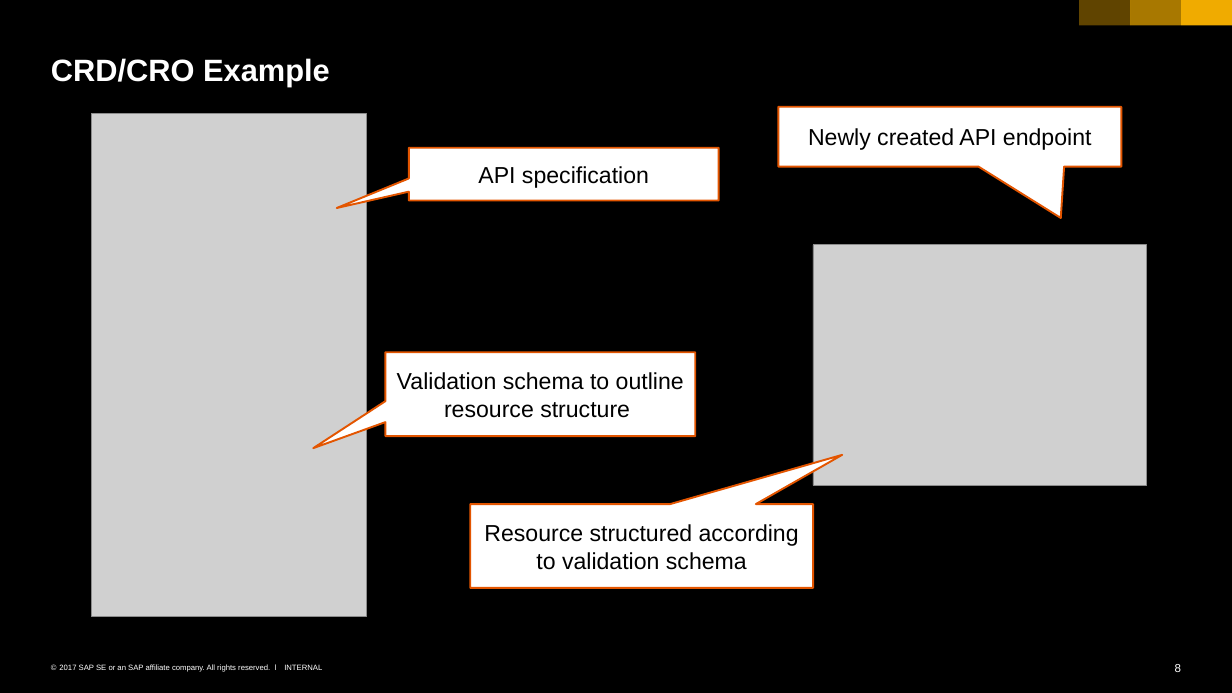
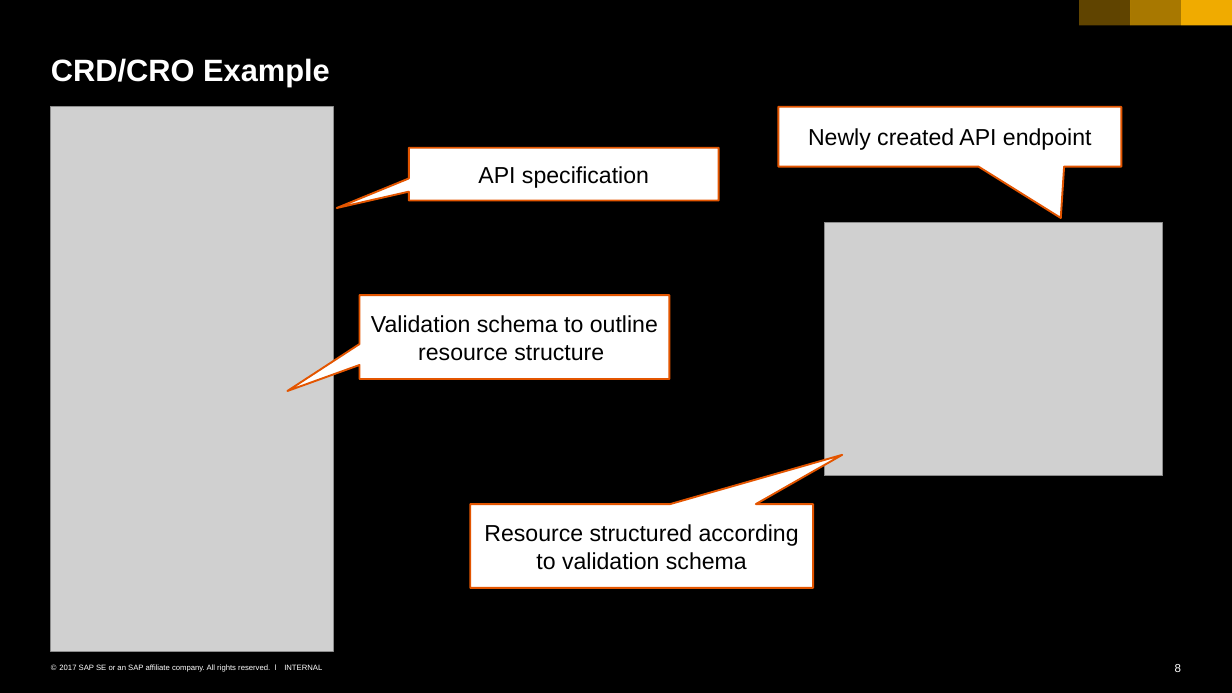
Before and after one commit to cuijiyao01/docker-k8s-training, a slide deck: slide 8 of kubernetes/08_ingress.pptx. Drawn at 1232x693 pixels with LibreOffice and Linux fonts; fonts in the diff are those of the drawing; grey boxes stand for pictures. Boxes give left, top, right and bottom in pixels: in the first picture for what was removed or moved away, otherwise in the second. Text is boxed around its words. In the diff, an @@ line names an element or a change of style, - is before the commit and + after.

```diff
--- a/kubernetes/08_ingress.pptx
+++ b/kubernetes/08_ingress.pptx
@@ picture: place and size @@
-picture at [91,114,367,617]
+picture at [51,107,333,651]
@@ picture: place and size @@
-picture at [813,245,1146,485]
+picture at [824,223,1163,476]
@@ speech box "Validation schema to outline resource ...": place and size @@
-speech box "Validation schema to outline resource ..." at [385,352,695,436]
+speech box "Validation schema to outline resource ..." at [359,295,669,379]
```
Also in this commit, not shown: 2 other files.
